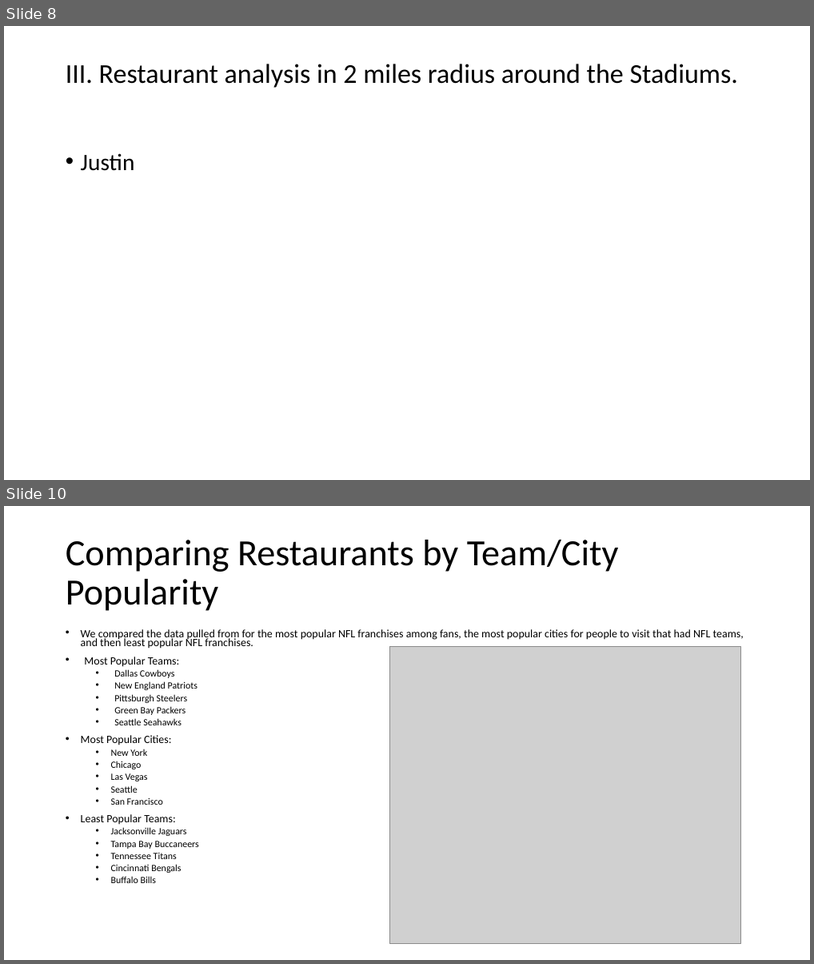
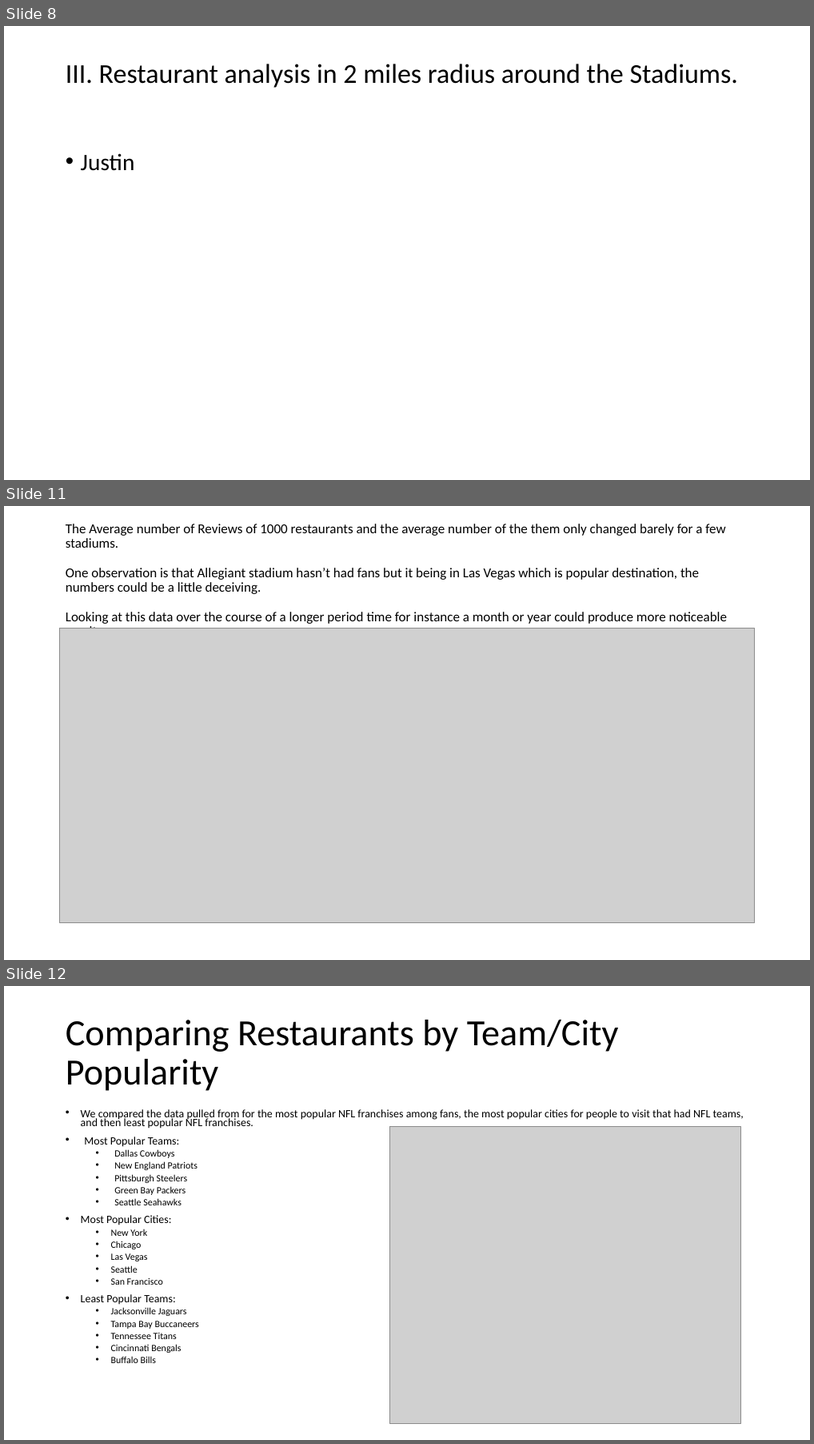
Before and after one commit to jjying89/Yelp-Restaurants-Analysis, a slide deck: Presentation/Team_4-Restaurant_Density_Analysis..pptx. Shown one above the other, each under a label of ours: slides 8 and 10 before the commit, slides 8, 11 and 12 after it; the slides between them are not shown. The pictures are 814x964 and 814x1444 pixels, drawn with LibreOffice and Linux fonts; fonts in the diff are those of the drawing; grey boxes stand for pictures. Boxes give left, top, right and bottom in pixels: in the first picture for what was removed or moved away, otherwise in the second. Text is boxed around its words. In the diff, an @@ line names an element or a change of style, - is before the commit and + after.

Commit message:
presentation

```diff
--- a/Presentation/Team_4-Restaurant_Density_Analysis..pptx
+++ b/Presentation/Team_4-Restaurant_Density_Analysis..pptx
@@ slide 11 added at (x1=4, y1=506, x2=810, y2=960), background #FFFFFF @@
@@ title added at (x1=66, y1=524, x2=728, y2=628), 16.2 pt, text #000000 @@
+The Average number of Reviews of 1000 restaurants and the average number of the them only changed barely for a few stadiums.
+One observation is that Allegiant stadium hasn’t had fans but it being in Las Vegas which is popular destination, the numbers could be a little deceiving.
+Looking at this data over the course of a longer period time for instance a month or year could produce more noticeable results.
@@ picture added at (x1=60, y1=628, x2=755, y2=923) @@
@@ what was slide 10 is now slide 12 @@
```
Also in this commit, not shown: 1 slide changed, 1 other slide added, 3 other files.
